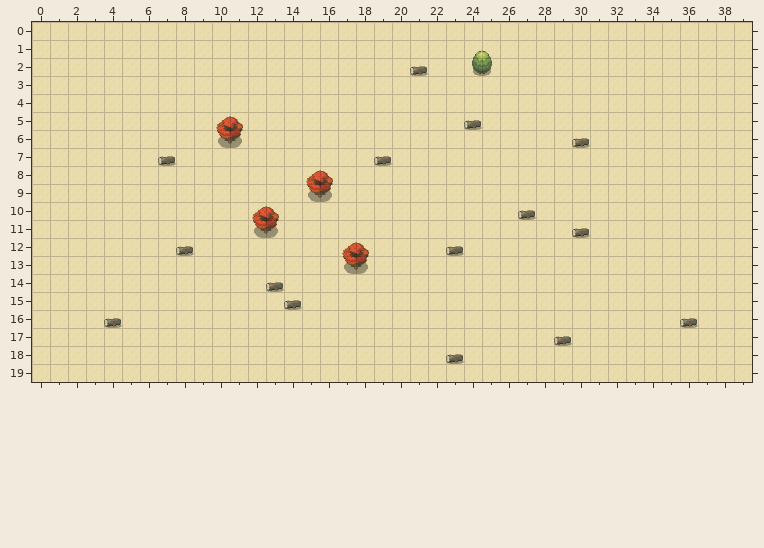
An edit to a level. Tiled map (JSON), maps/betamap.json. This is how it looked before the edit.
Cells are 32x32 px. Shown: x 0..39, y 0..19.
Once edited:
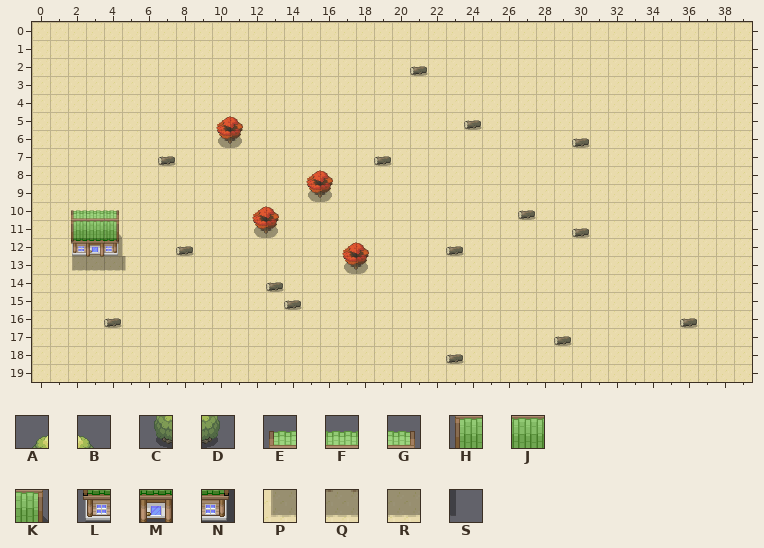
Key: from "worldtileset": A 0, B 1, C 8, D 9, E 3179, F 3180, G 3181, H 3187, J 3188, K 3189, L 3195, M 3196, N 3197, P 3203, Q 3204, R 3205, S 3206.
_ is an empty cell, . an unchanged one.
See-through tiles are keyed as they look on the map.
From old to new:
--- layer "obstacles"
@@ x 2..4 @@
-11 ___
-12 ___
+11 HJK
+12 LMN
--- layer "treetop"
@@ x 24..25 @@
- 1 AB
- 2 CD
+ 1 __
+ 2 __
@@ x 2..4 @@
-10 ___
+10 EFG
@@ x 2..5 @@
-13 ____
+13 PQRS
Boxes around the changes in both pictures, in picture pixels (x1, y1, x2, y2):
removed: (472, 50, 492, 76)
added: (71, 210, 126, 271)
